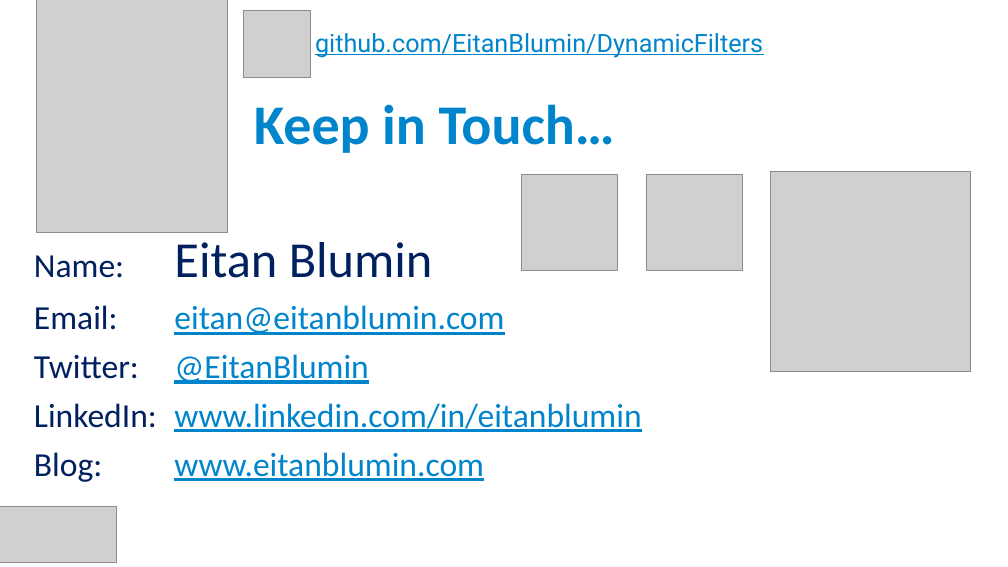
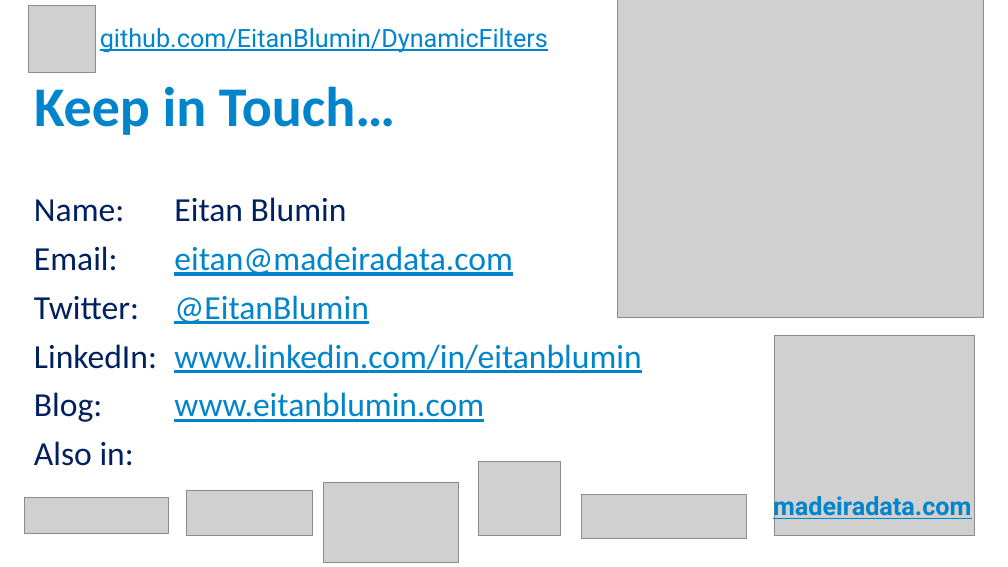
Before and after one commit to MadeiraData/DynamicFilters, a slide deck: slide 28 of DynamicFilters_Presentation_Eng.pptx. Drawn at 1008x567 pixels with LibreOffice and Linux fonts; fonts in the diff are those of the drawing; grey boxes stand for pictures. Boxes give left, top, right and bottom in pixels: in the first picture for what was removed or moved away, otherwise in the second. Text is boxed around its words. In the diff, an @@ line names an element or a change of style, - is before the commit and + after.

```diff
--- a/DynamicFilters_Presentation_Eng.pptx
+++ b/DynamicFilters_Presentation_Eng.pptx
@@ picture: place and size @@
-picture at (244,10,311,78)
+picture at (28,6,96,74)
@@ picture removed at (37,0,228,233) @@
@@ text "github.com/EitanBlumin/DynamicFilters": place and size @@
-text "github.com/EitanBlumin/DynamicFilters" at (315,33,763,58)
+text "github.com/EitanBlumin/DynamicFilters" at (100,28,548,53)
@@ picture added at (618,0,984,318) @@
@@ title "Keep in Touch…": place and size @@
-title "Keep in Touch…" at (254,104,615,153)
+title "Keep in Touch…" at (34,86,395,135)
@@ picture removed at (521,174,617,270) @@
@@ picture removed at (647,174,743,270) @@
@@ picture removed at (771,171,972,372) @@
@@ text "Name: Eitan Blumin": place and size @@
-text "Name: Eitan Blumin" at (34,242,641,482)
+text "Name: Eitan Blumin" at (34,197,641,466)
@@ text at (34,197,347,222): size 36 to 24 pt in "Eitan Blumin" @@
@@ text at (34,246,512,276): text changed @@
-Email: eitan@eitanblumin.com
+Email: eitan@madeiradata.com
@@ picture added at (774,336,975,536) @@
@@ text at (34,441,134,466): paragraph added @@
+Also in:
@@ picture added at (479,462,561,536) @@
@@ picture removed at (0,507,117,562) @@
@@ picture added at (24,497,168,533) @@
@@ picture added at (186,491,312,535) @@
@@ picture added at (324,483,458,562) @@
@@ picture added at (581,494,746,538) @@
@@ text added at (773,492,971,521), 18 pt, text #0084CC, bold, underline @@
+madeiradata.com
```
Also in this commit, not shown: 1 other slide changed, 1 slide added, 1 slide removed.
